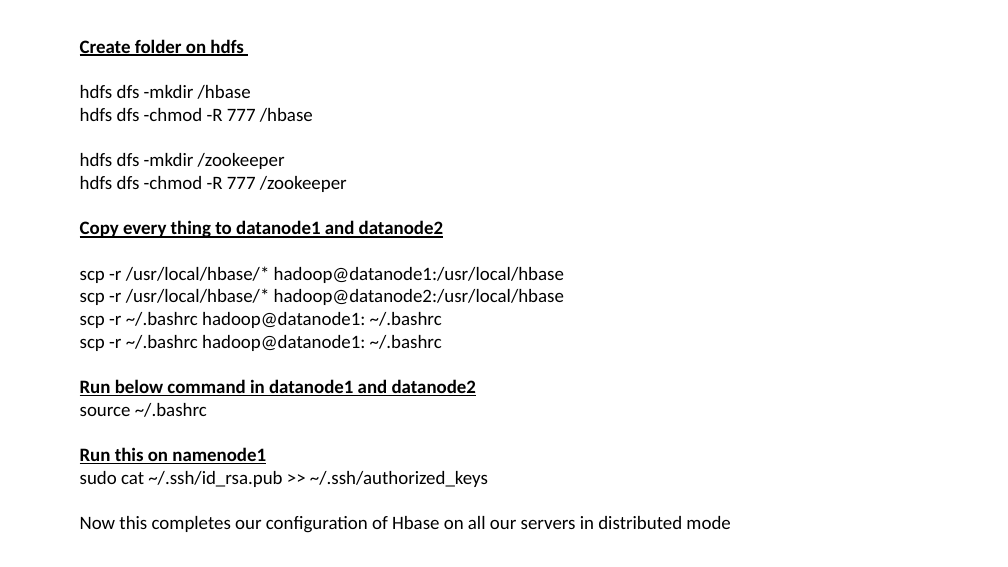
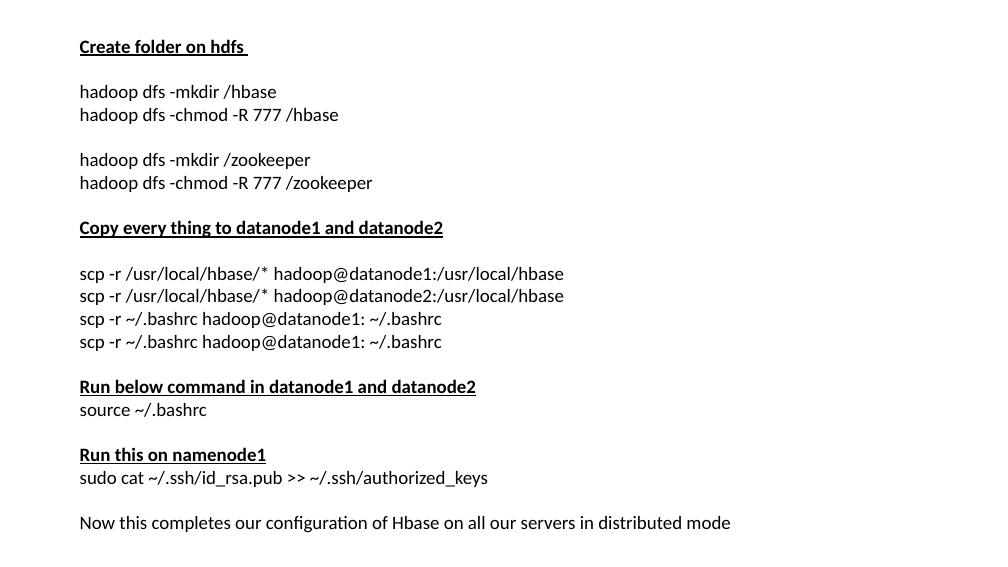
Before and after one commit to aashmishra/Bigdata_ppt, a slide deck: slide 12 of hbase.pptx (slide 11 before the commit). Drawn at 1008x567 pixels with LibreOffice and Linux fonts; fonts in the diff are those of the drawing. Boxes give left, top, right and bottom in pixels: in the first picture for what was removed or moved away, otherwise in the second. Text is boxed around its words. In the diff, an @@ line names an element or a change of style, - is before the commit and + after.

```diff
--- a/hbase.pptx
+++ b/hbase.pptx
@@ text at [80, 85, 373, 192]: text changed @@
-hdfs dfs -mkdir /hbase
-hdfs dfs -chmod -R 777 /hbase
-hdfs dfs -mkdir /zookeeper
-hdfs dfs -chmod -R 777 /zookeeper
+hadoop dfs -mkdir /hbase
+hadoop dfs -chmod -R 777 /hbase
+hadoop dfs -mkdir /zookeeper
+hadoop dfs -chmod -R 777 /zookeeper
```
Also in this commit, not shown: 2 other slides changed, 16 slides added.
